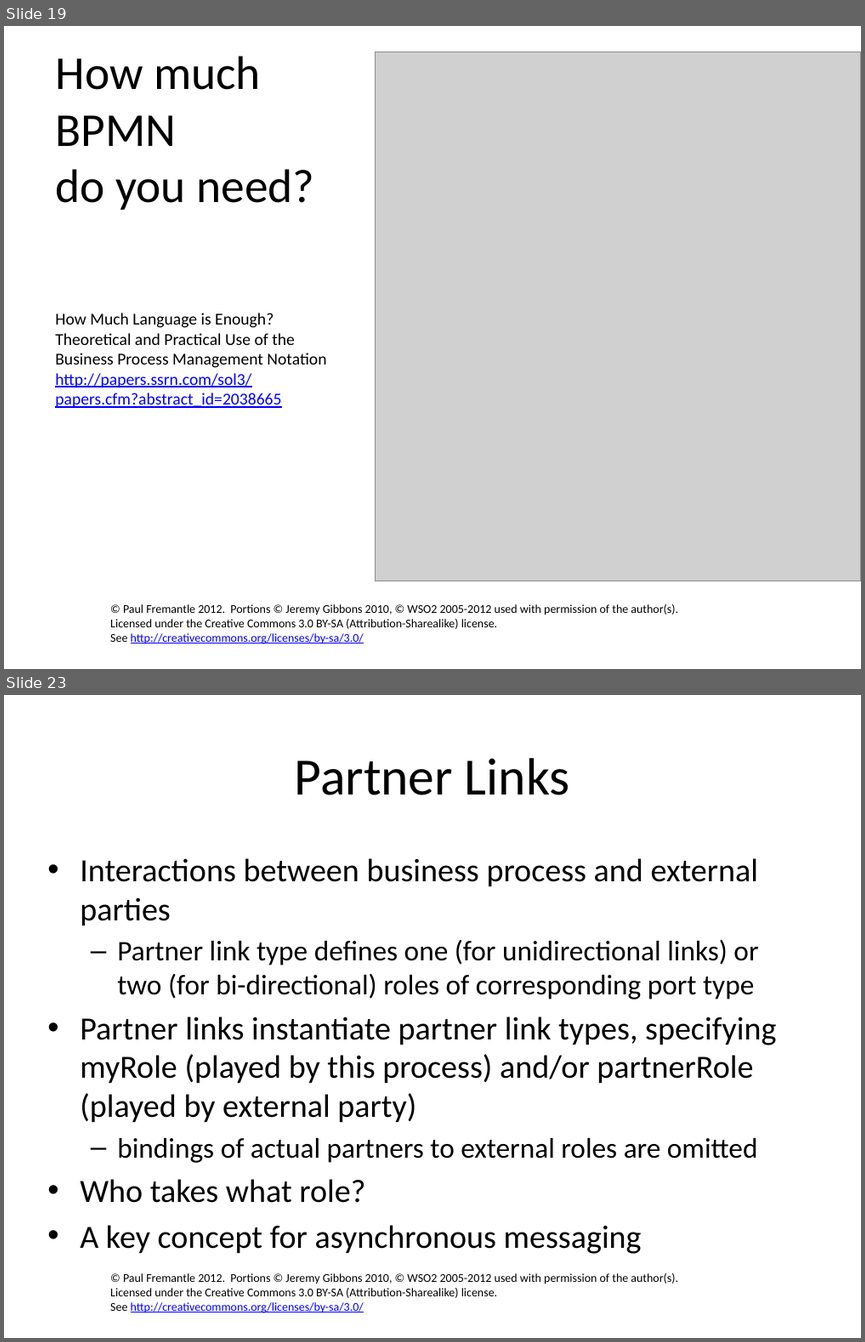
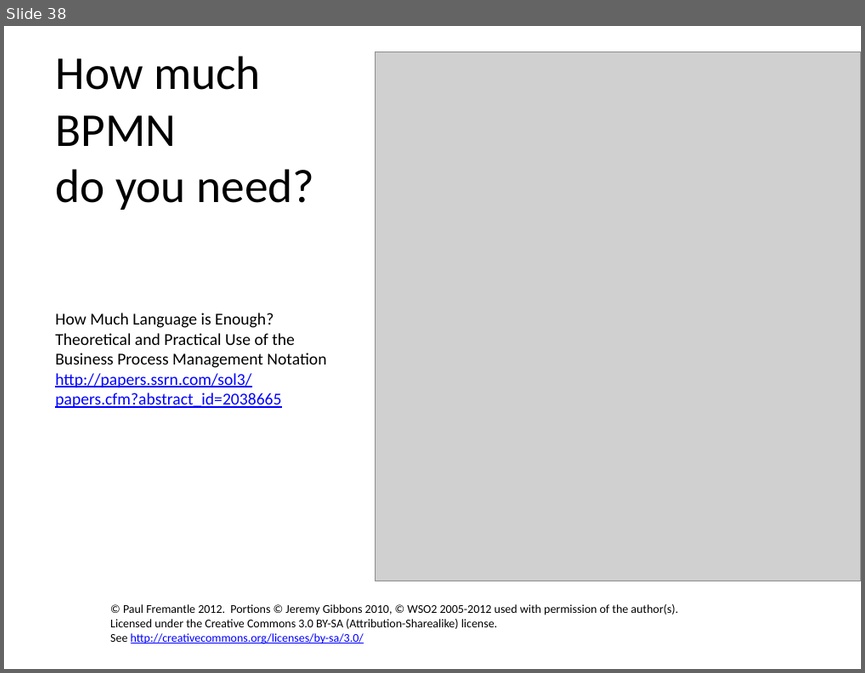
Before and after one commit to pzfreo/ox-soa-old, a slide deck: presentations/source/12-Composition.pptx. Shown one above the other, each under a label of ours: slides 19 and 23 before the commit, slide 38 after it; the slides between them are not shown. The pictures are 865x1342 and 865x673 pixels, drawn with LibreOffice and Linux fonts; fonts in the diff are those of the drawing; grey boxes stand for pictures; background and template pictures are left out. Boxes give left, top, right and bottom in pixels: in the first picture for what was removed or moved away, otherwise in the second. Text is boxed around its words. In the diff, an @@ line names an element or a change of style, - is before the commit and + after.

```diff
--- a/presentations/source/12-Composition.pptx
+++ b/presentations/source/12-Composition.pptx
@@ slide 23 removed at <box>4,695,861,1338</box>, background #FFFFFF; not listed: 1 template element that a slide beside it also shows @@
@@ title removed at <box>295,758,570,795</box> @@
-Partner Links
@@ text removed at <box>80,858,776,1253</box> @@
-• Interactions between business process and external parties
-  – Partner link type defines one (for unidirectional links) or two (for bi-directional) roles of corresponding port type
-• Partner links instantiate partner link types, specifying myRole (played by this process) and/or partnerRole (played by external party)
-  – bindings of actual partners to external roles are omitted
-• Who takes what role?
-• A key concept for asynchronous messaging
@@ what was slide 19 is now slide 38 @@
```
Also in this commit, not shown: 2 slides changed, 19 slides added, 6 other slides removed, 49 other files.
